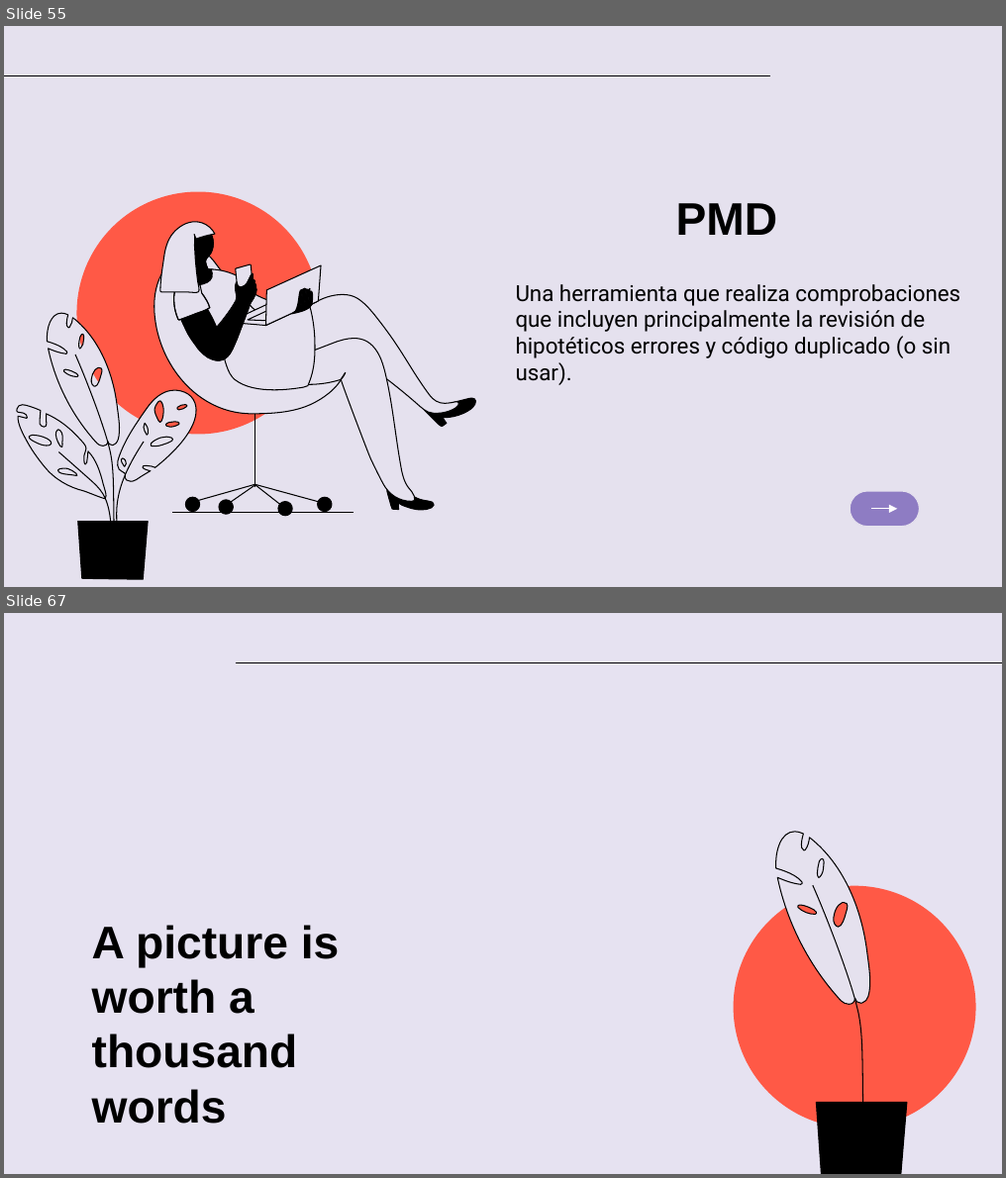
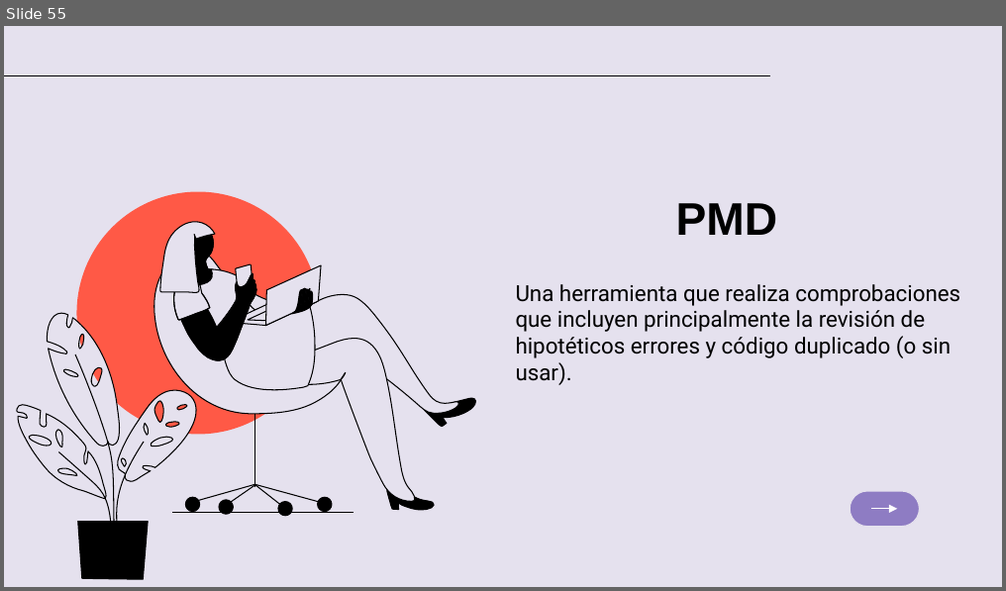
Before and after one commit to Equipo-2/Sprint3Grupo2DAW_JAVA, a slide deck: STORY1 - SPRINT 4 PARTE 3 - PRESENTACIÓN REFACTORIZACION.pptx. Shown one above the other, each under a label of ours: slides 55 and 67 before the commit, slide 55 after it; the slides between them are not shown. The pictures are 1006x1178 and 1006x591 pixels, drawn with LibreOffice and Linux fonts; fonts in the diff are those of the drawing; background and template pictures are left out. Boxes give left, top, right and bottom in pixels: in the first picture for what was removed or moved away, otherwise in the second. Text is boxed around its words. In the diff, an @@ line names an element or a change of style, - is before the commit and + after.

```diff
--- a/STORY1 - SPRINT 4 PARTE 3 - PRESENTACIÓN REFACTORIZACION.pptx
+++ b/STORY1 - SPRINT 4 PARTE 3 - PRESENTACIÓN REFACTORIZACION.pptx
@@ slide 67 removed at (4,613,1002,1174), background picture (left out) @@
@@ rectangle removed at (4,613,1002,1174) @@
@@ line removed from (236, 663) to (1002, 663) @@
@@ freeform shape removed at (774,832,872,1004) @@
@@ ellipse removed at (734,885,976,1128) @@
@@ freeform shape removed at (812,885,863,1127) @@
@@ title removed at (92,925,339,1124) @@
-A picture is worth a thousand words
@@ freeform shape removed at (817,1103,907,1174) @@
```
Also in this commit, not shown: 28 other slides removed.
